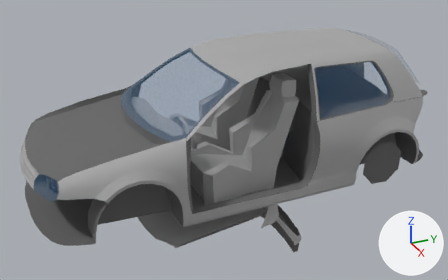
The FBX model Assets/Low Poly Destructible 2Cars no. 8/Cars/16_Classic/Classic_16.FBX as it was, and as the next commit left it.
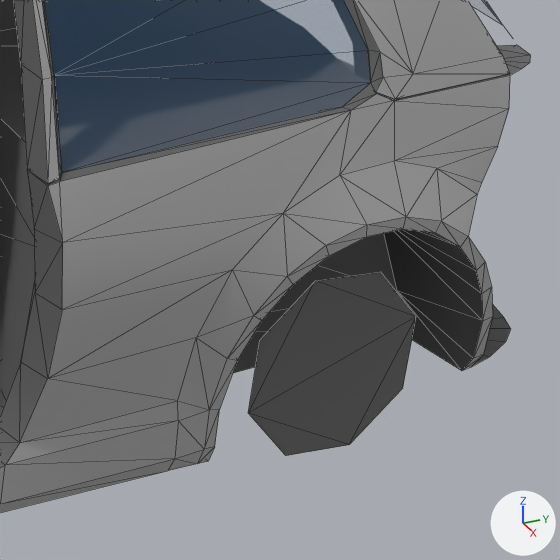
There are two pictures of each version: one whole from a 50 mm lens placed at (5.86, -2.83, 3.48), pointed at (-0.09, -0.16, 0.5), one close up on the part from 68% to 97% of the width and 28% to 74% of the height. Lighting does not change. The marker at lower right points along +X, +Y and +Z. The close-ups show mesh edges as thin lines. Where no turn or scale is listed for an object, it has been applied to the vertices.

In view in the first close-up: 'Classic_16_Body', 'Classic_16_Roof', 'Classic_16_Window_LB'.
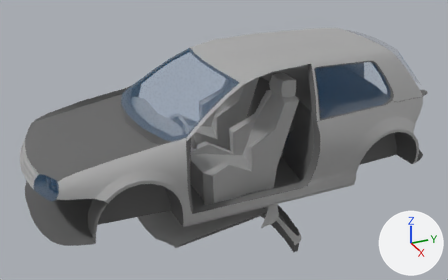
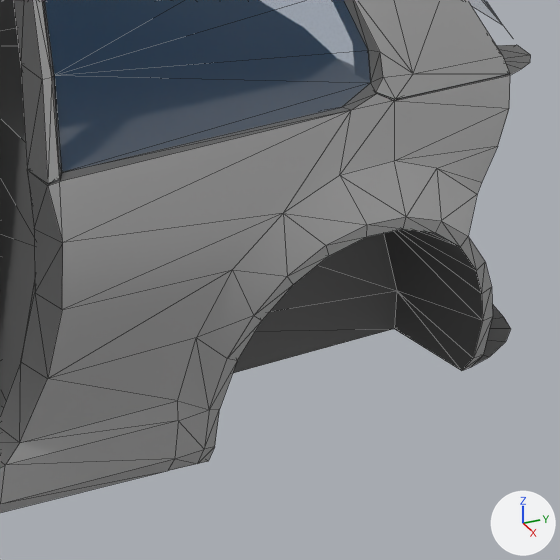
The edits, one by one:
me_mesh has 707 vertices, 1190 faces and spans x -0.98..0.98, y -2.41..2.2, z 0.06..1.09.
me_mesh is used by ob_classic_16_body; location (0.0, 0.0, 0.0).
me_mesh part 1: the loose piece of 8 vertices spanning x 0.86, y 1.12..1.63, z 0.07..0.58 is deleted.

What differs and where, as boxes (x1, y1, x2, y2) in the close-ups (560 x 560 px):
part 1 of me_mesh, deleted (black)
    before: (248, 272, 416, 456)
